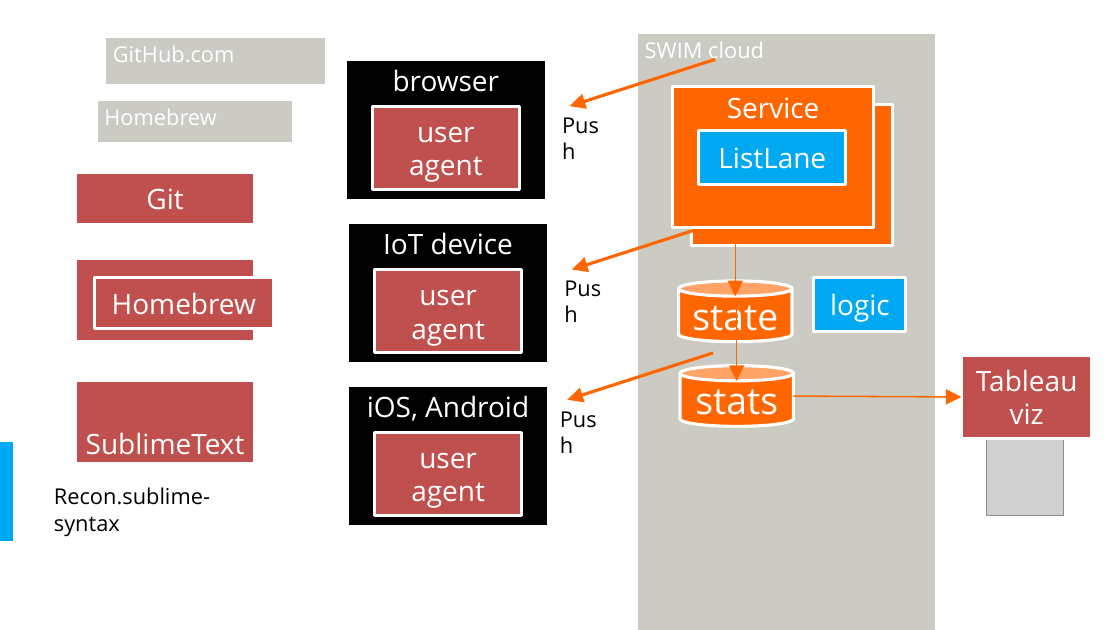
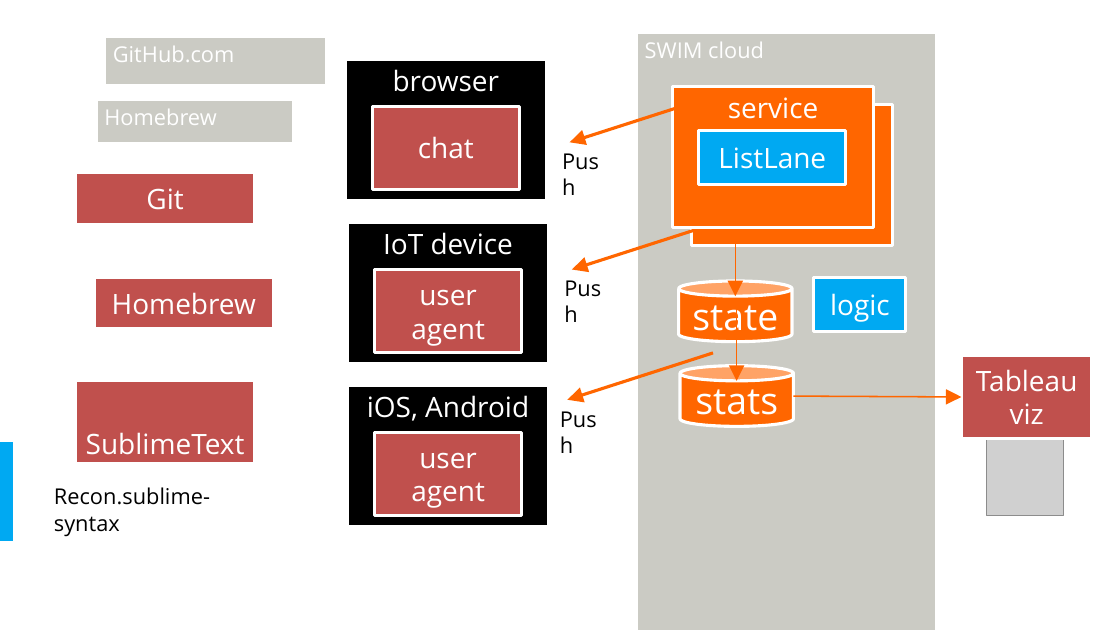
Before and after one commit to rkuma183/wilsonmar.github.io, a slide deck: slide 1 of fig/zapier_v02.pptx. Drawn at 1120x630 pixels with LibreOffice and Linux fonts; fonts in the diff are those of the drawing; grey boxes stand for pictures. Boxes give left, top, right and bottom in pixels: in the first picture for what was removed or moved away, otherwise in the second. Text is boxed around its words. In the diff, an @@ line names an element or a change of style, - is before the commit and + after.

```diff
--- a/fig/zapier_v02.pptx
+++ b/fig/zapier_v02.pptx
@@ arrow moved from (716, 59) - (570, 106) to (716, 95) - (570, 142) @@
@@ text in rectangle at (746, 110, 839, 144): text changed @@
-Service
+service
@@ text in rectangle at (418, 136, 474, 159): text changed @@
-user agent
+chat
@@ text "Push": place and size @@
-text "Push" at (551, 106, 623, 144)
+text "Push" at (551, 142, 623, 180)
@@ rectangle removed at (75, 259, 254, 342) @@
-Homebrew
```
Also in this commit, not shown: 1 other file.
